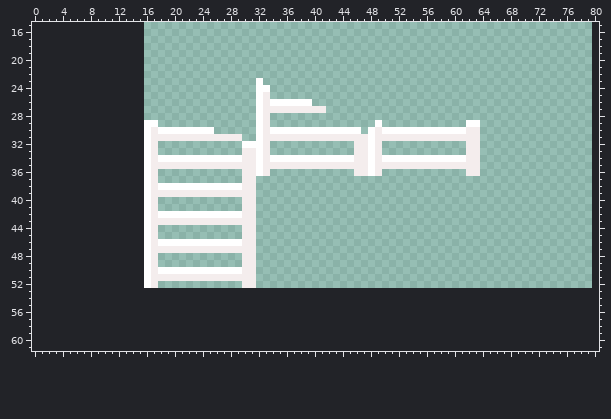
Pixel-art file: scenes/ladder/ladder.aseprite. Above: the version before the commit.
64x64 pixels, 1 frame. Shown: x 0..80, y 15..61. The old version is drawn lined up with the new one, on the new canvas.
Once edited:
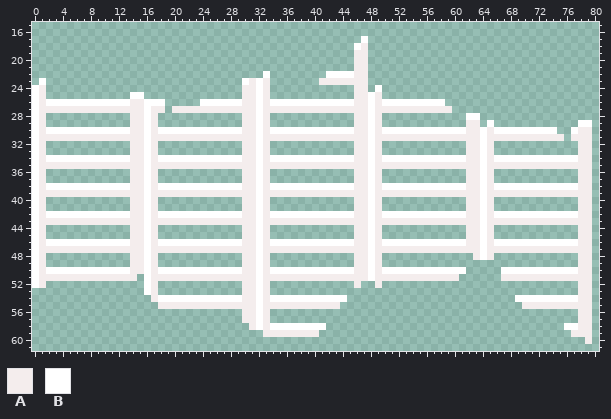
Palette (. is transparent): A #f4eded  B #ffffff
Edits made:
canvas 64x64 -> 90x90, the old top-left corner now at 16,-11 (the part of the old canvas that was cut away was empty and is not shown)
@@ x 0..80 @@
 16 .................................................................................
-17 .................................................................................
-18 .................................................................................
-19 .................................................................................
-20 .................................................................................
-21 .................................................................................
-22 .................................................................................
-23 ................................B................................................
-24 ................................BB...............................................
-25 ................................BA...............................................
-26 ................................BABBBBBB.........................................
-27 ................................BAAAAAAAAA.......................................
-28 ................................BA...............................................
-29 ................BB..............BA...............B............BB.................
-30 ................BABBBBBBBB......BABBBBBBBBBBBBB.BABBBBBBBBBBBBAA.................
-31 ................BAAAAAAAAAAAAA..BAAAAAAAAAAAAAAABAAAAAAAAAAAAAAA.................
-32 ................BA............BBBA............AABA............AA.................
-33 ................BA............AABA............AABA............AA.................
-34 ................BABBBBBBBBBBBBAABABBBBBBBBBBBBAABABBBBBBBBBBBBAA.................
-35 ................BAAAAAAAAAAAAAAABAAAAAAAAAAAAAAABAAAAAAAAAAAAAAA.................
-36 ................BA............AABA............AABA............AA.................
-37 ................BA............AA.................................................
-38 ................BABBBBBBBBBBBBAA.................................................
-39 ................BAAAAAAAAAAAAAAA.................................................
-40 ................BA............AA.................................................
-41 ................BA............AA.................................................
-42 ................BABBBBBBBBBBBBAA.................................................
-43 ................BAAAAAAAAAAAAAAA.................................................
-44 ................BA............AA.................................................
-45 ................BA............AA.................................................
-46 ................BABBBBBBBBBBBBAA.................................................
-47 ................BAAAAAAAAAAAAAAA.................................................
-48 ................BA............AA.................................................
-49 ................BA............AA.................................................
-50 ................BABBBBBBBBBBBBAA.................................................
-51 ................BAAAAAAAAAAAAAAA.................................................
-52 ................BA............AA.................................................
-53 .................................................................................
-54 .................................................................................
-55 .................................................................................
-56 .................................................................................
-57 .................................................................................
-58 .................................................................................
-59 .................................................................................
-60 .................................................................................
+17 ...............................................B.................................
+18 ..............................................BA.................................
+19 ..............................................AA.................................
+20 ..............................................AA.................................
+21 ..............................................AA.................................
+22 .................................B........BBBBAA.................................
+23 .B............................BABA.......AAAAAAA.................................
+24 BA............................AABA............AA.B...............................
+25 BA............BB..............AABA............AABA...............................
+26 BABBBBBBBBBBBBAABBB.....BBBBBBAABABBBBBBBBBBBBAABABBBBBBBBB......................
+27 BAAAAAAAAAAAAAAABAA.AAAAAAAAAAAABAAAAAAAAAAAAAAABAAAAAAAAAAA.....................
+28 BA............AABA............AABA............AABA............BB.................
+29 BA............AABA............AABA............AABA............AA.B............BB.
+30 BABBBBBBBBBBBBAABABBBBBBBBBBBBAABABBBBBBBBBBBBAABABBBBBBBBBBBBAABABBBBBBBBB..BAA.
+31 BAAAAAAAAAAAAAAABAAAAAAAAAAAAAAABAAAAAAAAAAAAAAABAAAAAAAAAAAAAAABAAAAAAAAAAA.AAA.
+32 BA............AABA............AABA............AABA............AABA............AA.
+33 BA............AABA............AABA............AABA............AABA............AA.
+34 BABBBBBBBBBBBBAABABBBBBBBBBBBBAABABBBBBBBBBBBBAABABBBBBBBBBBBBAABABBBBBBBBBBBBAA.
+35 BAAAAAAAAAAAAAAABAAAAAAAAAAAAAAABAAAAAAAAAAAAAAABAAAAAAAAAAAAAAABAAAAAAAAAAAAAAA.
+36 BA............AABA............AABA............AABA............AABA............AA.
+37 BA............AABA............AABA............AABA............AABA............AA.
+38 BABBBBBBBBBBBBAABABBBBBBBBBBBBAABABBBBBBBBBBBBAABABBBBBBBBBBBBAABABBBBBBBBBBBBAA.
+39 BAAAAAAAAAAAAAAABAAAAAAAAAAAAAAABAAAAAAAAAAAAAAABAAAAAAAAAAAAAAABAAAAAAAAAAAAAAA.
+40 BA............AABA............AABA............AABA............AABA............AA.
+41 BA............AABA............AABA............AABA............AABA............AA.
+42 BABBBBBBBBBBBBAABABBBBBBBBBBBBAABABBBBBBBBBBBBAABABBBBBBBBBBBBAABABBBBBBBBBBBBAA.
+43 BAAAAAAAAAAAAAAABAAAAAAAAAAAAAAABAAAAAAAAAAAAAAABAAAAAAAAAAAAAAABAAAAAAAAAAAAAAA.
+44 BA............AABA............AABA............AABA............AABA............AA.
+45 BA............AABA............AABA............AABA............AABA............AA.
+46 BABBBBBBBBBBBBAABABBBBBBBBBBBBAABABBBBBBBBBBBBAABABBBBBBBBBBBBAABABBBBBBBBBBBBAA.
+47 BAAAAAAAAAAAAAAABAAAAAAAAAAAAAAABAAAAAAAAAAAAAAABAAAAAAAAAAAAAAABAAAAAAAAAAAAAAA.
+48 BA............AABA............AABA............AABA.............ABA............AA.
+49 BA............AABA............AABA............AABA............................AA.
+50 BABBBBBBBBBBBBAABABBBBBBBBBBBBAABABBBBBBBBBBBBAABABBBBBBBBBBBB.....BBBBBBBBBBBAA.
+51 BAAAAAAAAAAAAAA.BAAAAAAAAAAAAAAABAAAAAAAAAAAAAAABAAAAAAAAAAAA......AAAAAAAAAAAAA.
+52 BA..............BA............AABA............A..A............................AA.
+53 ................BA............AABA............................................AA.
+54 .................ABBBBBBBBBBBBAABABBBBBBBBBBB........................BBBBBBBBBAA.
+55 ..................AAAAAAAAAAAAAABAAAAAAAAAAA..........................AAAAAAAAAA.
+56 ..............................AABA............................................AA.
+57 ..............................AABA............................................AA.
+58 ...............................ABABBBBBBBB..................................BBAA.
+59 .................................AAAAAAAA....................................AAA.
+60 ...............................................................................A.
 61 .................................................................................
